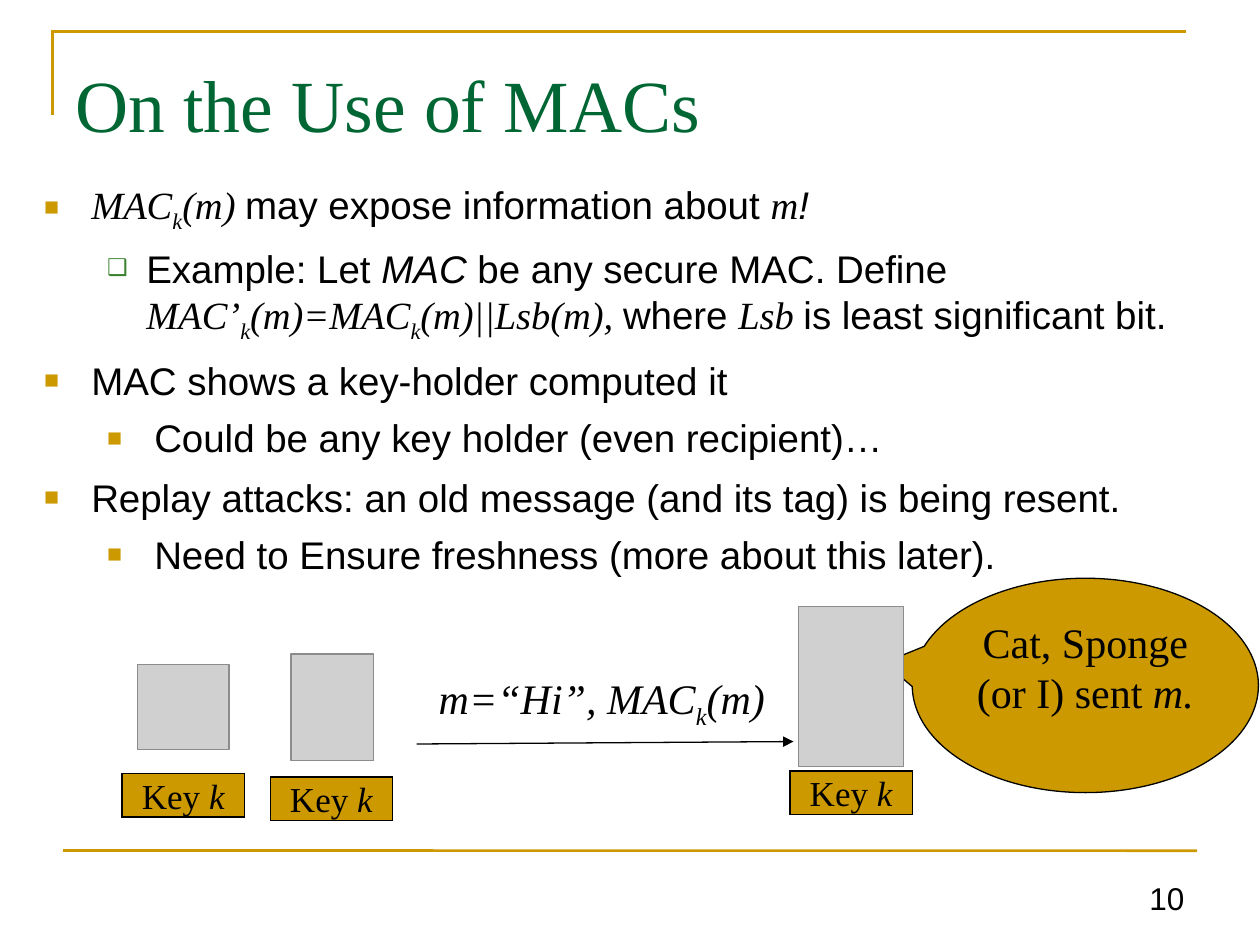
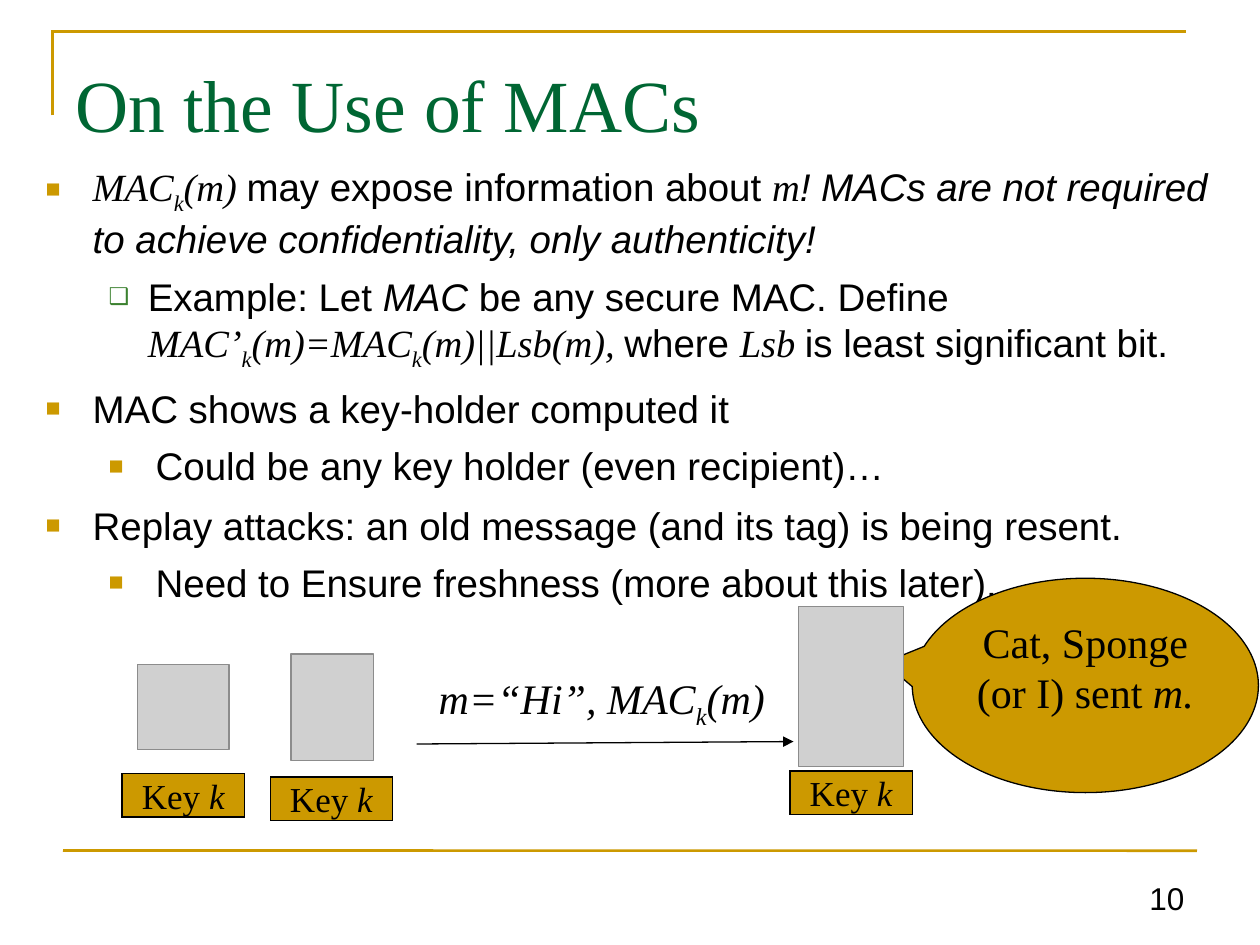
Before and after one commit to GhadaAlmashaqbeh/GhadaAlmashaqbeh.github.io, a slide deck: slide 10 of courses/cse3400-f2026/lecture5.pptx. Drawn at 1260x945 pixels with LibreOffice and Linux fonts; fonts in the diff are those of the drawing; grey boxes stand for pictures. Boxes give left, top, right and bottom in pixels: in the first picture for what was removed or moved away, otherwise in the second. Text is boxed around its words. In the diff, an @@ line names an element or a change of style, - is before the commit and + after.

```diff
--- a/courses/cse3400-f2026/lecture5.pptx
+++ b/courses/cse3400-f2026/lecture5.pptx
@@ text "MACk(m) may expose information about ...": place and size @@
-text "MACk(m) may expose information about ..." at bbox=[91, 191, 1166, 577]
+text "MACk(m) may expose information about ..." at bbox=[93, 173, 1208, 605]
@@ text at bbox=[93, 173, 1208, 261]: text changed; italic on @@
-■ MACk(m) may expose information about m!
+■ MACk(m) may expose information about m! MACs are not required to achieve confidentiality, only authenticity!
```
Also in this commit, not shown: 16 other slides changed, 2 slides removed, 2 other files.
